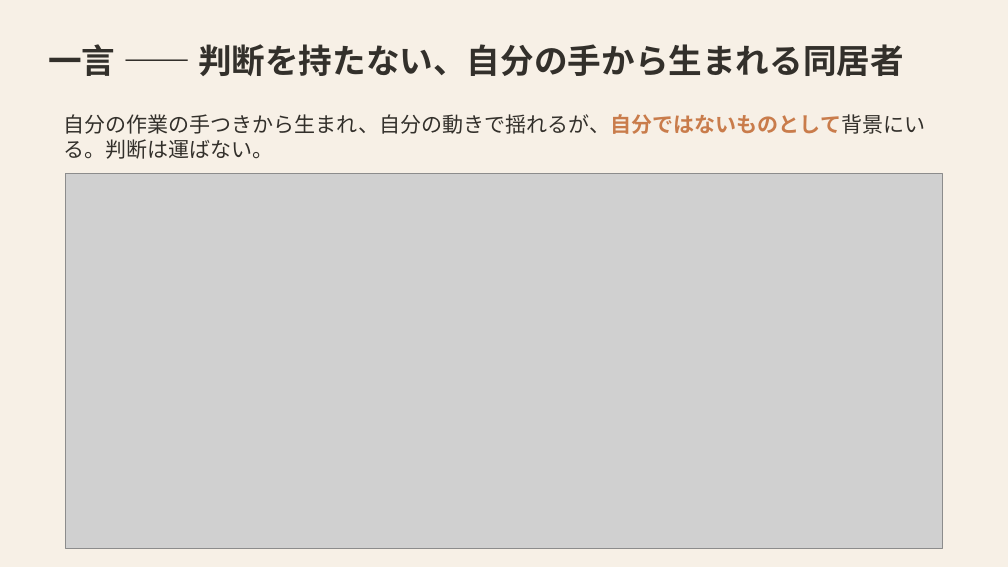
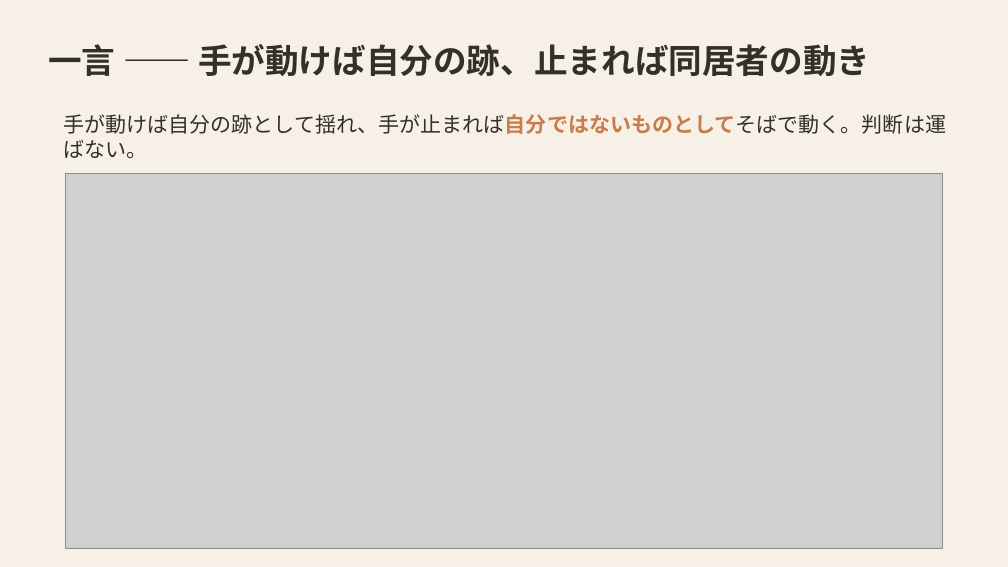
Before and after one commit to mikotomiura/GSE-prototype, a slide deck: slide 26 of docs/slides/project-overview/GSE_handmark_design.pptx (slide 24 before the commit). Drawn at 1008x567 pixels with LibreOffice and Linux fonts; fonts in the diff are those of the drawing; grey boxes stand for pictures. Boxes give left, top, right and bottom in pixels: in the first picture for what was removed or moved away, otherwise in the second. Text is boxed around its words. In the diff, an @@ line names an element or a change of style, - is before the commit and + after.

```diff
--- a/docs/slides/project-overview/GSE_handmark_design.pptx
+++ b/docs/slides/project-overview/GSE_handmark_design.pptx
@@ text at (48,44,870,76): text changed @@
-一言 —— 判断を持たない、自分の手から生まれる同居者
+一言 —— 手が動けば自分の跡、止まれば同居者の動き
@@ text at (63,114,946,158): text changed @@
-自分の作業の手つきから生まれ、自分の動きで揺れるが、自分ではないものとして背景にいる。判断は運ばない。
+手が動けば自分の跡として揺れ、手が止まれば自分ではないものとしてそばで動く。判断は運ばない。
```
Also in this commit, not shown: 14 other slides changed, 3 slides added, 12 other files.
